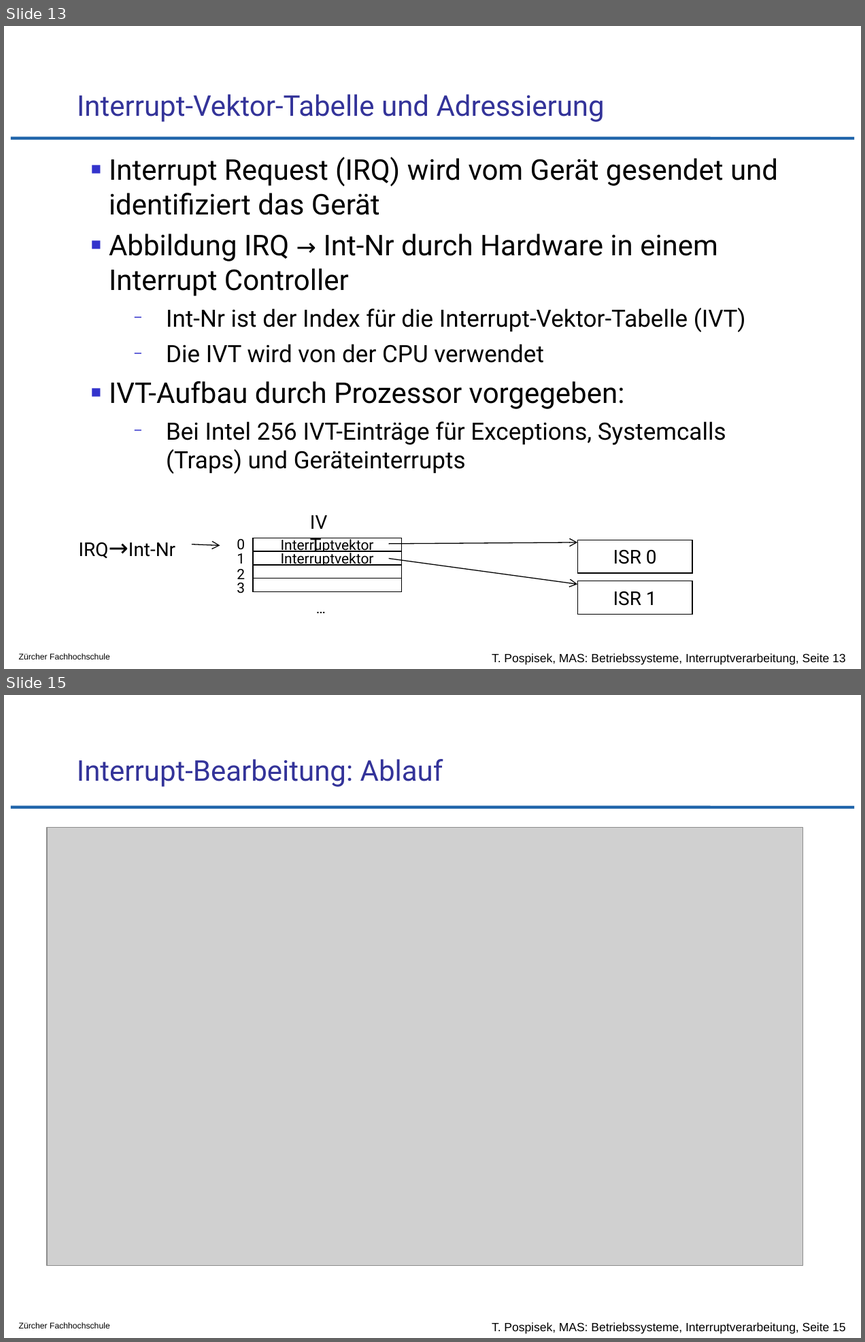
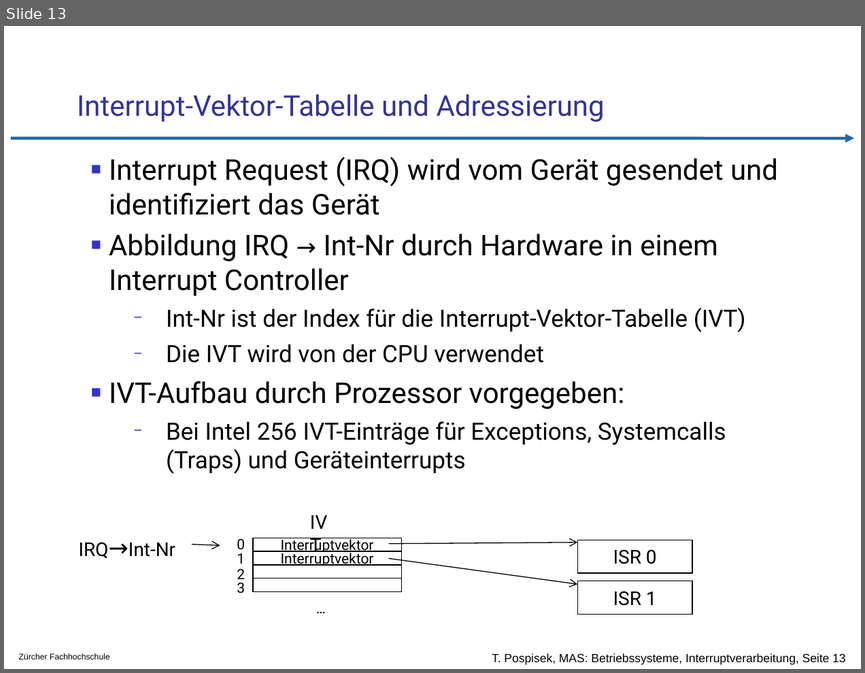
Before and after one commit to tpo/betriebssysteme, a slide deck: 04-3_Interruptverarbeitung_in_Betriebssystemen.odp. Shown one above the other, each under a label of ours: slides 13 and 15 before the commit, slide 13 after it; the slides between them are not shown. The pictures are 865x1342 and 865x673 pixels, drawn with LibreOffice and Linux fonts; fonts in the diff are those of the drawing; grey boxes stand for pictures; background and template pictures are left out. Boxes give left, top, right and bottom in pixels: in the first picture for what was removed or moved away, otherwise in the second. Text is boxed around its words. In the diff, an @@ line names an element or a change of style, - is before the commit and + after.

Commit message:
Präzisierungen
S.7  Userspace kann synchrone Interrupts auslösen
S.8  es gibt noch andere Auslöser für synchrone Interrupts
S.9  Plattenspeicher/persistenter Speicher
S.14 nach einem Interrupt wird die Interrupt Verarbeitung
     der CPU aktiv
S.15 Text eingefügt, dass Interrupt bearbeitet wird

```diff
--- a/04-3_Interruptverarbeitung_in_Betriebssystemen.odp
+++ b/04-3_Interruptverarbeitung_in_Betriebssystemen.odp
@@ slide 15 removed at <box>4,695,861,1338</box>, background #FFFFFF; not listed: 3 template elements that a slide beside it also shows @@
@@ title removed at <box>77,759,443,787</box> @@
-Interrupt-Bearbeitung: Ablauf
@@ picture removed at <box>47,827,802,1265</box> @@
@@ slide 13 changed as well @@
@@ line (11, 138) - (854, 138): line to arrow @@
```
Also in this commit, not shown: 43 other slides changed, 1 slide added, 1 other file.
